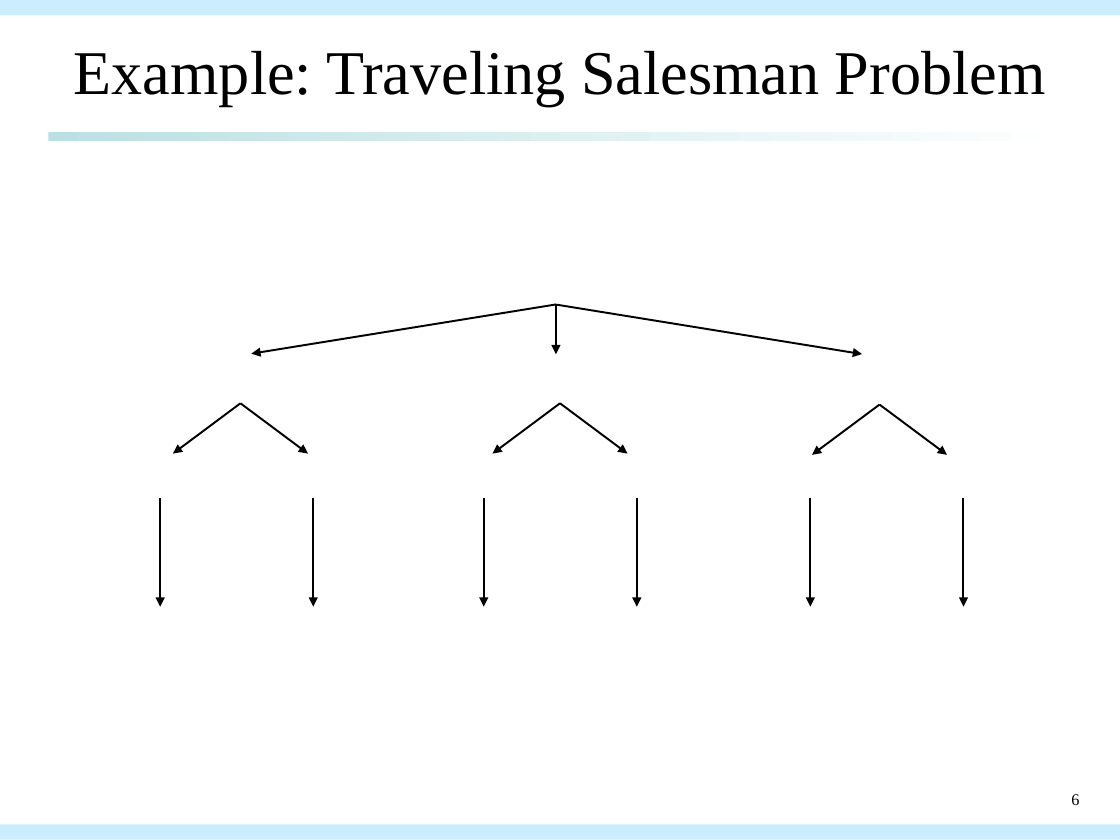
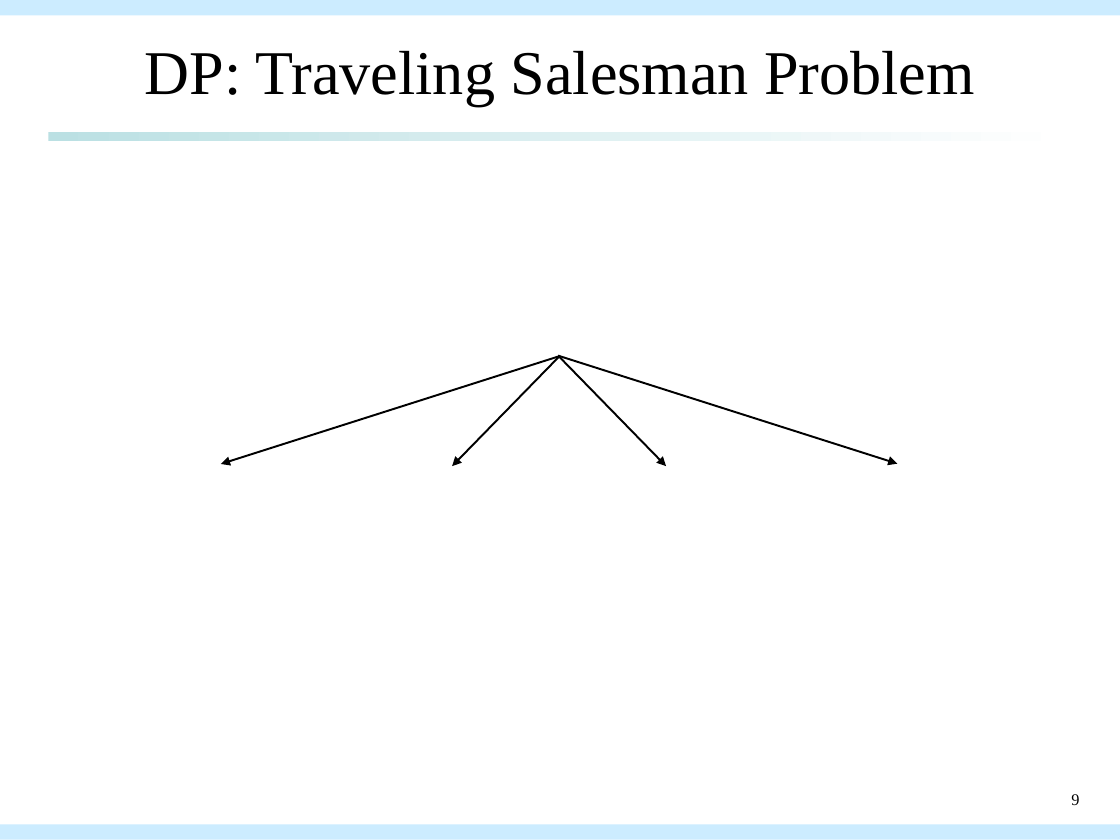
Before and after one commit to qwe8496516/AI_course, a slide deck: slide 9 of AI_presentation/aco_presentation.pptx (slide 6 before the commit). Drawn at 1120x840 pixels with LibreOffice and Linux fonts; fonts in the diff are those of the drawing; grey boxes stand for pictures. Boxes give left, top, right and bottom in pixels: in the first picture for what was removed or moved away, otherwise in the second. Text is boxed around its words. In the diff, an @@ line names an element or a change of style, - is before the commit and + after.

Commit message:
feat: PPTX:Example for ACO & DP

```diff
--- a/AI_presentation/aco_presentation.pptx
+++ b/AI_presentation/aco_presentation.pptx
@@ title at <box>145,50,975,106</box>: text changed @@
-Example: Traveling Salesman Problem
+DP: Traveling Salesman Problem
@@ arrow removed from (556, 305) to (556, 354) @@
@@ arrow moved from (557, 305) - (251, 354) to (560, 356) - (221, 464) @@
@@ arrow moved from (560, 403) - (493, 454) to (560, 356) - (452, 466) @@
@@ arrow moved from (560, 403) - (627, 454) to (558, 356) - (666, 466) @@
@@ arrow moved from (557, 305) - (862, 354) to (558, 356) - (897, 464) @@
@@ arrow removed from (241, 403) to (172, 454) @@
@@ arrow removed from (241, 403) to (308, 454) @@
@@ arrow removed from (879, 404) to (812, 455) @@
@@ arrow removed from (879, 404) to (948, 455) @@
@@ arrow removed from (160, 498) to (160, 607) @@
@@ arrow removed from (314, 498) to (314, 607) @@
@@ arrow removed from (484, 498) to (484, 607) @@
@@ arrow removed from (637, 498) to (637, 607) @@
@@ arrow removed from (811, 498) to (811, 607) @@
@@ arrow removed from (963, 498) to (963, 607) @@
@@ page number at <box>1071,794,1079,805</box>: text changed @@
-6
+9
```
Also in this commit, not shown: 7 other slides changed, 34 slides added, 1 slide removed, 6 other files.
